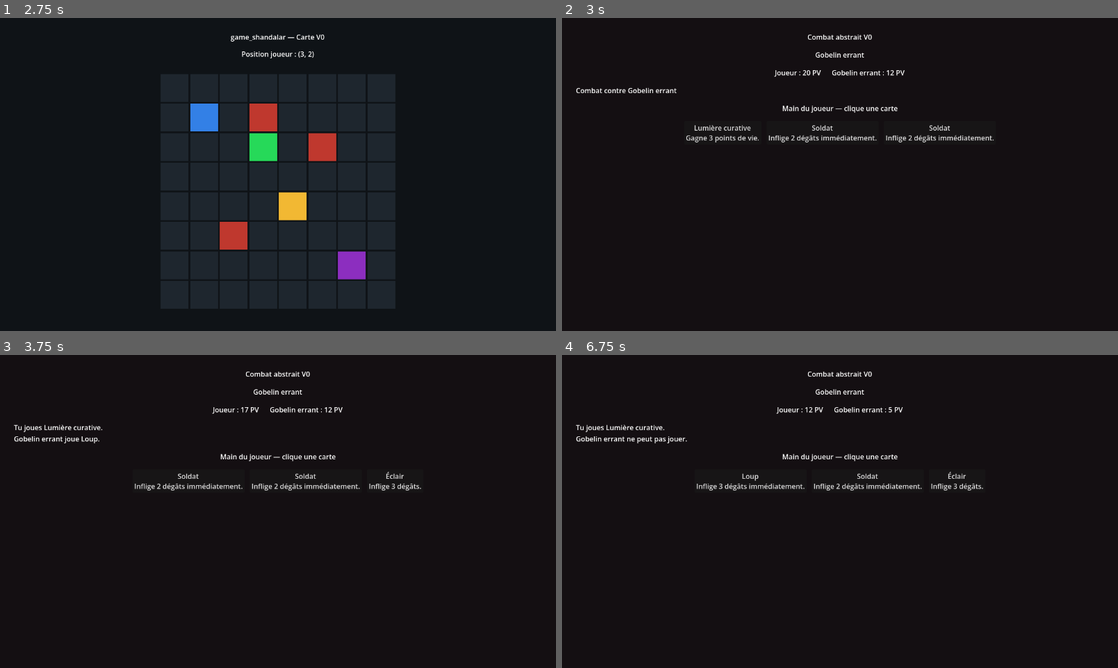
Above: before the commit, frames 1-4 (two rows, left to right).
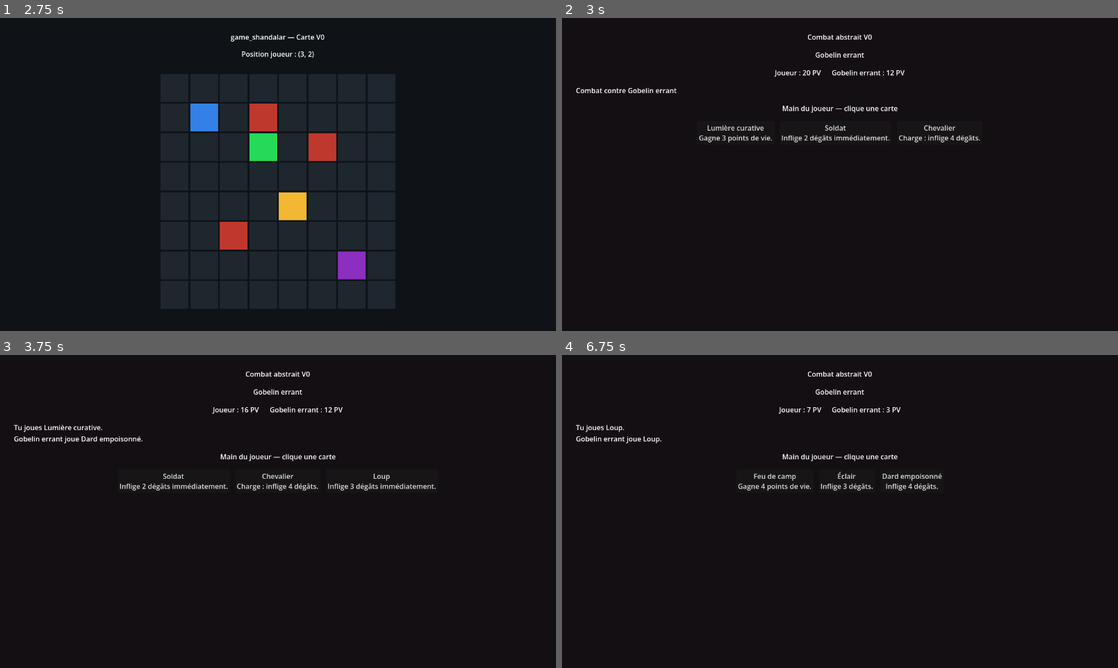
Above: after the commit, the same moments.

Repository: ludowww/game_shandalar
Game: Godot game, scene res://scenes/main/Main.tscn
Same seed, same stepped clock (60 frames per second), same inputs: the game is played once before the commit and once after it.
Inputs (mouse positions are in pixels of both pictures, inside the frame that each line leads up to):
- Up to frame 1 (2.75 s): tap Enter at 0.5, 2 s; hold Right (move_right) 0.53-1.28 s; tap Space at 1.25 s; hold Down (move_down) 1.28-2.03 s; hold Right (move_right) from 2.03 s (still down)
- Up to frame 2 (3 s): tap Space at 2.75 s; release Right (move_right) at 2.78 s; hold Up (move_up) from 2.78 s (still down)
- Up to frame 3 (3.75 s): release Up (move_up) at 3.5 s; click "Lumière curative Gagne 3 poin…" at 3.5 s
- Up to frame 4 (6.75 s): click "Soldat Inflige 2 dégâts imméd…" at 4.25 s; click (767, 480) at 5 s, where only the run before the commit has a clickable "Soldat Inflige 2 dégâts imméd…"; click "Éclair Inflige 3 dégâts." at 5.75 s; click (723, 480) at 6.5 s, where only the run before the commit has a clickable "Lumière curative Gagne 3 poin…"

Frame 1 is identical in both runs. In frame 2, 0.9% of the frame differs, in the area x 22-78%, y 34-40%; in frame 3, 1.0%; in frame 4, 1.3%, in the area x 8-76%, y 16-44%.

Commit message:
fix: sustain battles and expand card variety

Diff:
--- a/data/cards.json
+++ b/data/cards.json
@@ -20,12 +20,48 @@
     "text": "Inflige 3 dégâts immédiatement."
   },
   {
+    "id": "archer_2_1",
+    "name": "Archère",
+    "type": "creature",
+    "effect": "damage",
+    "value": 2,
+    "attack": 2,
+    "health": 1,
+    "text": "Tir précis : inflige 2 dégâts."
+  },
+  {
+    "id": "knight_4_3",
+    "name": "Chevalier",
+    "type": "creature",
+    "effect": "damage",
+    "value": 4,
+    "attack": 4,
+    "health": 3,
+    "text": "Charge : inflige 4 dégâts."
+  },
+  {
     "id": "firebolt",
     "name": "Éclair",
     "type": "spell",
     "effect": "damage",
     "value": 3,
     "text": "Inflige 3 dégâts."
+  },
+  {
+    "id": "poison_dart",
+    "name": "Dard empoisonné",
+    "type": "spell",
+    "effect": "damage",
+    "value": 4,
+    "text": "Inflige 4 dégâts."
+  },
+  {
+    "id": "heavy_strike",
+    "name": "Frappe lourde",
+    "type": "spell",
+    "effect": "damage",
+    "value": 5,
+    "text": "Inflige 5 dégâts."
   },
   {
     "id": "healing_light",
@@ -36,12 +72,12 @@
     "text": "Gagne 3 points de vie."
   },
   {
-    "id": "heavy_strike",
-    "name": "Frappe lourde",
+    "id": "campfire",
+    "name": "Feu de camp",
     "type": "spell",
-    "effect": "damage",
-    "value": 5,
-    "text": "Inflige 5 dégâts."
+    "effect": "heal",
+    "value": 4,
+    "text": "Gagne 4 points de vie."
   },
   {
     "id": "major_heal",
--- a/data/decks.json
+++ b/data/decks.json
@@ -2,40 +2,51 @@
   "player_start": [
     "soldier_2_2",
     "soldier_2_2",
-    "soldier_2_2",
+    "archer_2_1",
     "wolf_3_1",
     "firebolt",
     "firebolt",
     "healing_light",
-    "healing_light"
+    "campfire",
+    "poison_dart",
+    "knight_4_3"
   ],
   "goblin_weak": [
     "wolf_3_1",
     "wolf_3_1",
-    "soldier_2_2",
-    "firebolt"
+    "archer_2_1",
+    "firebolt",
+    "poison_dart",
+    "healing_light"
   ],
   "beast_weak": [
     "soldier_2_2",
     "wolf_3_1",
     "wolf_3_1",
-    "healing_light"
+    "knight_4_3",
+    "healing_light",
+    "campfire"
   ],
   "mage_medium": [
-    "soldier_2_2",
+    "archer_2_1",
     "soldier_2_2",
     "firebolt",
     "firebolt",
+    "poison_dart",
     "healing_light",
-    "heavy_strike"
+    "heavy_strike",
+    "major_heal"
   ],
   "boss_seal_guardian": [
-    "soldier_2_2",
+    "knight_4_3",
     "wolf_3_1",
     "wolf_3_1",
     "firebolt",
     "firebolt",
+    "poison_dart",
     "heavy_strike",
-    "major_heal"
+    "major_heal",
+    "campfire",
+    "heavy_strike"
   ]
 }
--- a/data/rewards.json
+++ b/data/rewards.json
@@ -2,16 +2,22 @@
   "weak_reward": [
     "wolf_3_1",
     "firebolt",
-    "healing_light"
+    "healing_light",
+    "archer_2_1",
+    "campfire"
   ],
   "medium_reward": [
     "heavy_strike",
     "major_heal",
-    "wolf_3_1"
+    "wolf_3_1",
+    "poison_dart",
+    "knight_4_3"
   ],
   "map_reward": [
     "firebolt",
     "heavy_strike",
-    "major_heal"
+    "major_heal",
+    "poison_dart",
+    "campfire"
   ]
 }
--- a/scripts/battle/Combatant.gd
+++ b/scripts/battle/Combatant.gd
@@ -30,6 +30,7 @@
 		return null
 
 	apply_card_effect(card, target)
+	deck.discard(card_id)
 	return card
 
 func apply_card_effect(card: Dictionary, target) -> void:
--- a/scripts/battle/Deck.gd
+++ b/scripts/battle/Deck.gd
@@ -1,15 +1,30 @@
 extends RefCounted
 
 var cards: Array = []
+var discard_pile: Array = []
 
 func setup(card_ids: Array) -> void:
 	cards = card_ids.duplicate()
+	discard_pile = []
 	cards.shuffle()
 
 func draw():
 	if cards.is_empty():
+		reshuffle_discard_into_deck()
+	if cards.is_empty():
 		return null
 	return cards.pop_front()
+
+func discard(card_id: String) -> void:
+	if card_id != "":
+		discard_pile.append(card_id)
+
+func reshuffle_discard_into_deck() -> void:
+	if discard_pile.is_empty():
+		return
+	cards = discard_pile.duplicate()
+	discard_pile = []
+	cards.shuffle()
 
 func draw_many(count: int) -> Array:
 	var drawn: Array = []
Not shown, added: tests/test_battle_endurance_static.py
